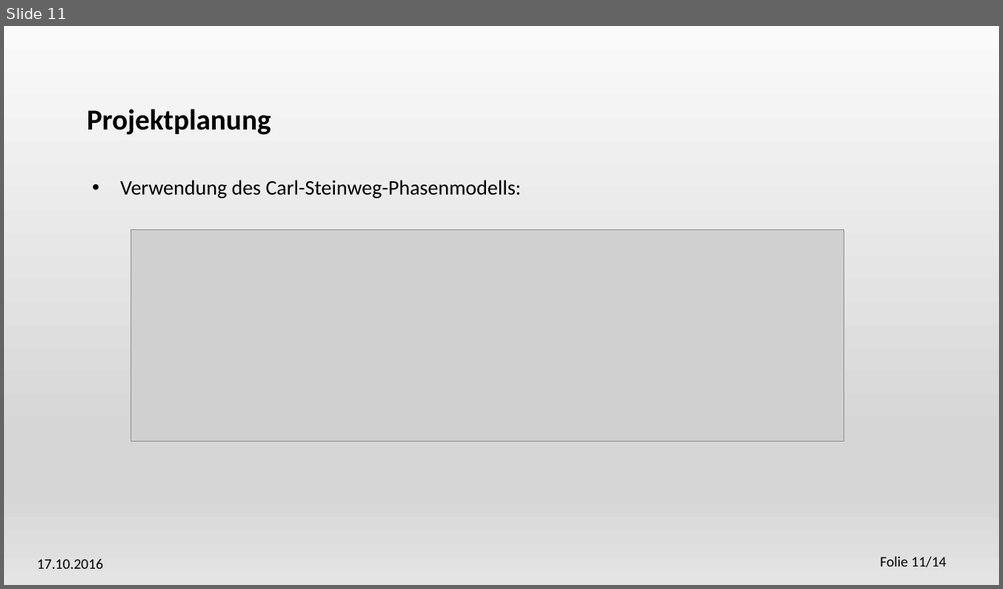
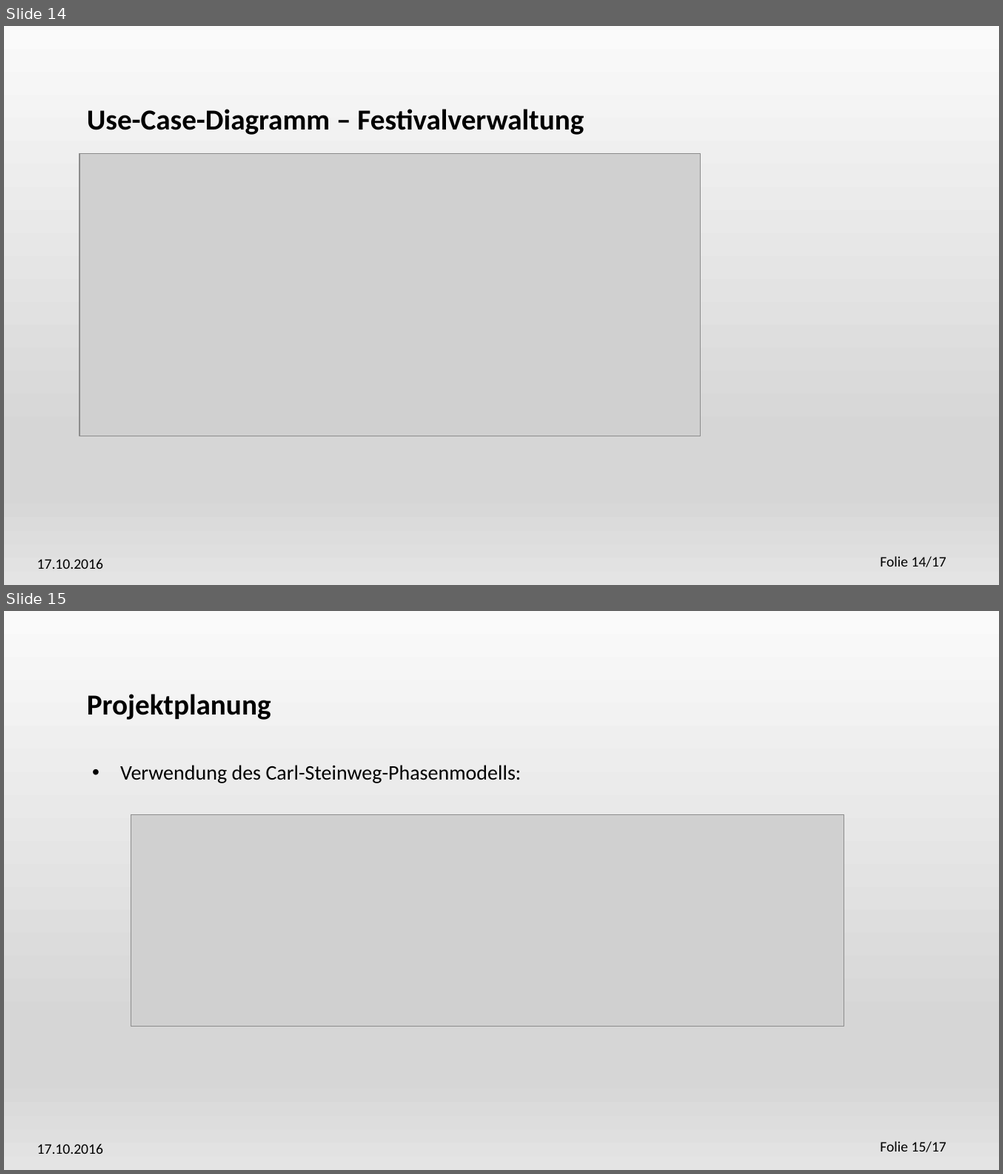
Before and after one commit to Festiva-Team/festiva_documents, a slide deck: Festiva.pptx. Shown one above the other, each under a label of ours: slide 11 before the commit, slides 14 and 15 after it. The pictures are 1003x589 and 1003x1174 pixels, drawn with LibreOffice and Linux fonts; fonts in the diff are those of the drawing; grey boxes stand for pictures. Boxes give left, top, right and bottom in pixels: in the first picture for what was removed or moved away, otherwise in the second. Text is boxed around its words. In the diff, an @@ line names an element or a change of style, - is before the commit and + after.

Commit message:
Ergänzung Fachkonzept und Präsentation, Finalisieren der Use-Case Diagramme

```diff
--- a/Festiva.pptx
+++ b/Festiva.pptx
@@ slide 14 added at (4, 26, 999, 585), background gradient #FAFAFA to #D7D7D7 to #E4E4E4; not listed: 2 template elements that a slide beside it also shows @@
@@ text added at (87, 109, 583, 135), 28 pt, text #000000, bold @@
+Use-Case-Diagramm – Festivalverwaltung
@@ picture added at (79, 153, 700, 437) @@
@@ what was slide 11 is now slide 15 @@
@@ page number at (879, 1142, 946, 1153): text changed @@
-Folie 11/14
+Folie 15/17
```
Also in this commit, not shown: 1 slide changed, 4 other slides added, 1 slide removed, 8 other files.
